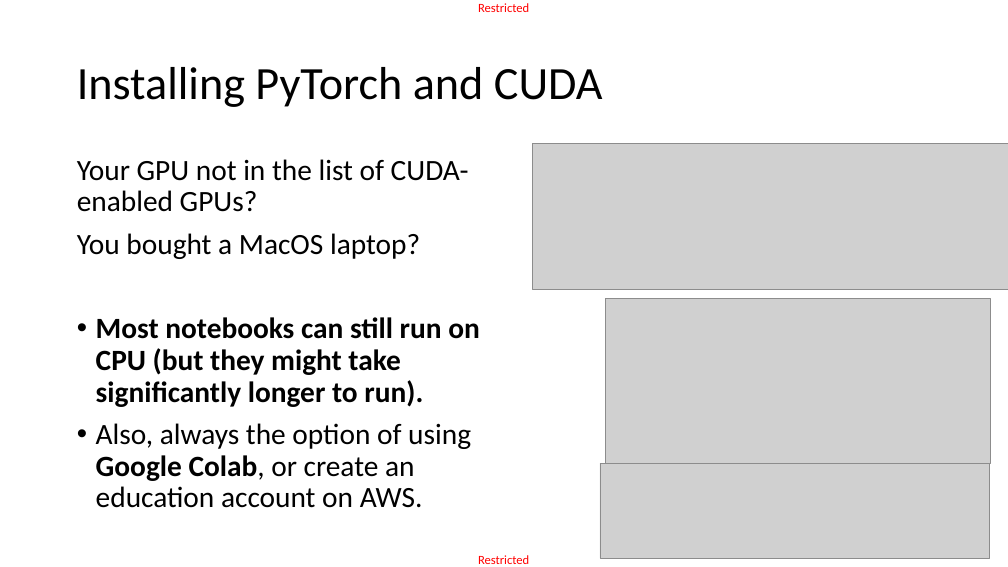
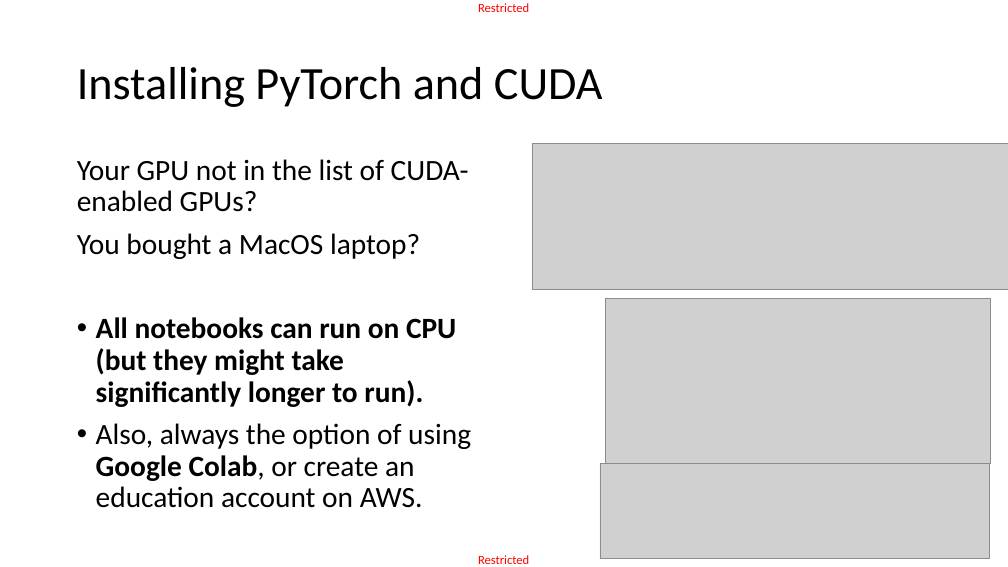
Before and after one commit to matthieudemari/SUTD_DL_50_039, a slide deck: slide 90 of W1/1. W1S1 final/W1S1.pptx. Drawn at 1008x567 pixels with LibreOffice and Linux fonts; fonts in the diff are those of the drawing; grey boxes stand for pictures. Boxes give left, top, right and bottom in pixels: in the first picture for what was removed or moved away, otherwise in the second. Text is boxed around its words. In the diff, an @@ line names an element or a change of style, - is before the commit and + after.

```diff
--- a/W1/1. W1S1 final/W1S1.pptx
+++ b/W1/1. W1S1 final/W1S1.pptx
@@ text at [96,317,456,407]: text changed @@
-• Most notebooks can still run on CPU (but they might take significantly longer to run).
+• All notebooks can run on CPU (but they might take significantly longer to run).
```
Also in this commit, not shown: 1 other slide changed, 8 other files.
